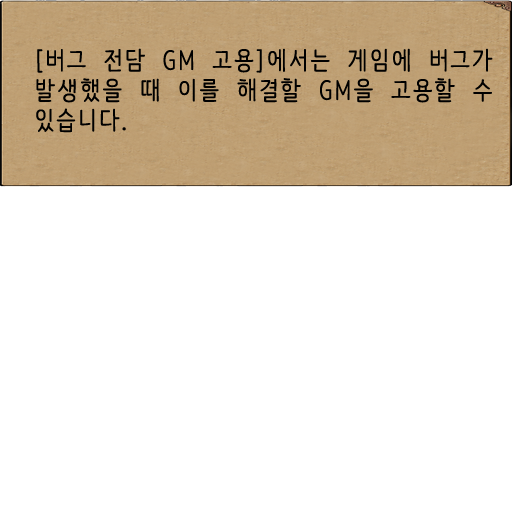
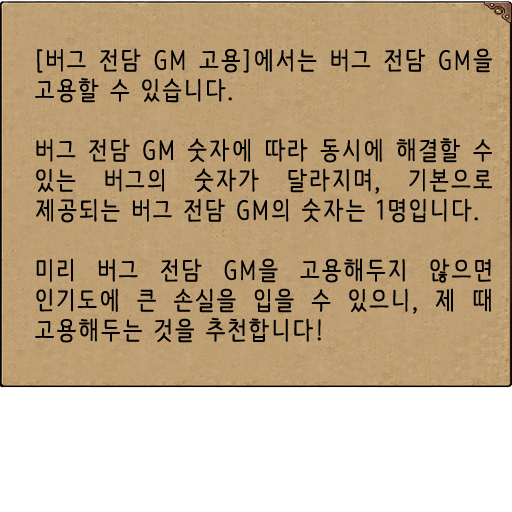
Layer changes from the first 512 × 512 image to the second:
renamed "[버그 전담 GM 고용]에서는 게임에 버그가 발생했을 때 이를 해결할 GM을 고용할 수 있습니다." to "[버그 전담 GM 고용]에서는 버그 전담 GM을 고용할 수 있습니다. 버그 전담 GM 숫자에 따라 동시에 해결할", painted on it over [35, 48, 493, 343]
painted on "statePanel2" over [0, 0, 512, 389]
